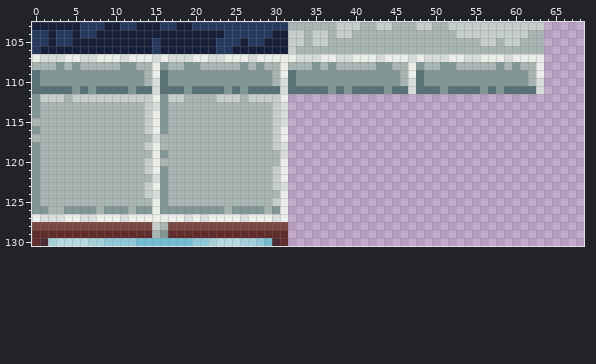
A pixel-art file gets an edit: assets/tiles/tile_completo.ase. Above, as it was before the edit.
256x256 pixels, 1 frame. Colours within 5 levels of each other are drawn and written as one. Shown: x 0..68, y 103..130.
New version:
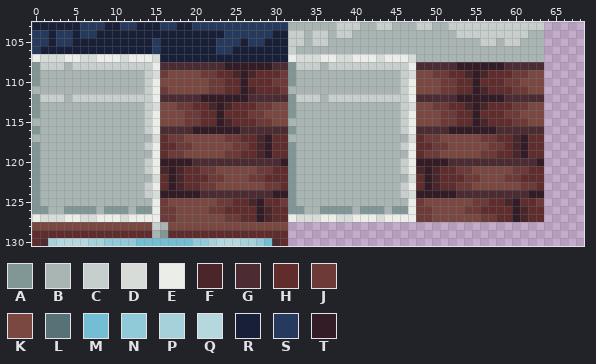
Palette (. is transparent): A #819796  B #a8b5b2  C #c7cfcc  D #d7dcd9  E #ebede9  F #4a252a  G #4d2b32  H #602c2c  J #6d3a37  K #7a4841  L #577277  M #73bed3  N #90c9d8  P #a5d1db  Q #b5d7de  R #172038  S #253a5e  T #341c27
Author's note on the commit: chão de madeira
The exact change:
{"y":107,"x":16,"old":"EDDDEEDDEEEDEEEE","new":"RRRRRRRRRRRRRRRR"}
{"y":107,"x":48,"old":"EDDDEEDDEEEDEEEE","new":"BBBBBBBBBBBBBBBB"}
{"y":108,"x":0,"old":"BBBA","new":"ACCC"}
{"y":108,"x":5,"old":"ABBBBBAABB","new":"CCCCCCCCCC"}
{"y":108,"x":16,"old":"ABBAABBBBBABABBEBBBA","new":"GGGGGGGGTTTTTTGGACCC"}
{"y":108,"x":37,"old":"ABBBBBAABB","new":"CCCCCCCCCC"}
{"y":108,"x":48,"old":"ABBAABBBBBABABBE","new":"GGGGGTTTTTTGGGGG"}
{"y":109,"x":0,"old":"LAAAAAAAAAAAAABELAAAAAAAAAAAAABELAAAAAAAAAAAAABELAAAAAAAAAAAAABE","new":"ABBBBBBBBBBBBBCDJKKKKJJHHFTFHHHJABBBBBBBBBBBBBCDKKJJHHFTFHHHJJKK"}
{"y":110,"x":0,"old":"LAAAAAAAAAAAAABDLAAAAAAAAAAAAABDLAAAAAAAAAAAAABDLAAAAAAAAAAAAABD","new":"ABBBBBBBBBBBBBCEKKKKKKJJHHTHHHJJABBBBBBBBBBBBBCEKKKJJHHTHHHJJKKK"}
{"y":111,"x":0,"old":"LLLLLALALLLLALLDLLLALLLLALALLLLDLLLLLALALLLLALLDLLLALLLLALALLLLD","new":"BBBBBBBBBBBBBBCEJKKKKKJJHHTFHHHJBBBBBBBBBBBBBBCEKKKJJHHTFHHHJJKK"}
{"y":112,"x":16,"old":"ACCBBBBCCCBCCCCE................................","new":"GGGGGTTTTTTGGGGGACCCBCCCCCCCCCCEGGGGGTTTTTTGGGGG"}
{"y":113,"x":16,"old":"ABBBBBBBBBBBBBCD................................","new":"KKJJHHFTFHHHJJKKABBBBBBBBBBBBBCDKKJJHHFTFHHHJJKK"}
{"y":114,"x":16,"old":"ABBBBBBBBBBBBBCD................................","new":"KKKJJHHTHHHJJKKKABBBBBBBBBBBBBCEKKKJJHHTHHHJJKKK"}
{"y":115,"x":16,"old":"ABBBBBBBBBBBBBCD................................","new":"KKKJJHHTFHHHJJKKBBBBBBBBBBBBBBCEKKKJJHHTFHHHJJKK"}
{"y":116,"x":16,"old":"ABBBBBBBBBBBBBCE................................","new":"GGGGTTTTTTGGGGGGABBBBBBBBBBBBBCEGGGGTTTTTTGGGGGG"}
{"y":117,"x":16,"old":"BBBBBBBBBBBBBBCE................................","new":"HJJKKKKKJJHHFTHHBBBBBBBBBBBBBBBDHJJKKKKKJJHHFTHH"}
{"y":118,"x":16,"old":"BBBBBBBBBBBBBBCD................................","new":"HHJJKKKKKJJHFTHHABBBBBBBBBBBBBCEHHJJKKKKKJJHFTHH"}
{"y":119,"x":16,"old":"ABBBBBBBBBBBBBBD................................","new":"HJJKKKKKJJHHFTHHABBBBBBBBBBBBBBEHJJKKKKKJJHHFTHH"}
{"y":120,"x":16,"old":"BBBBBBBBBBBBBBBE................................","new":"TTTTGGGGGGGGGGGTABBBBBBBBBBBBBCETTTTGGGGGGGGGGGT"}
{"y":121,"x":16,"old":"ABBBBBBBBBBBBBCE................................","new":"FTFHHJJKKKKKJJHHABBBBBBBBBBBBBCEFTFHHJJKKKKKJJHH"}
{"y":122,"x":16,"old":"ABBBBBBBBBBBBBCE................................","new":"HTFHHHJJKKKJJHHHABBBBBBBBBBBBBBDHTFHHHJJKKKJJHHH"}
{"y":123,"x":16,"old":"ABBBBBBBBBBBBBCD................................","new":"HTFHHJJKKKKKKJJHABBBBBBBBBBBBBCEHTFHHJJKKKKKKJJH"}
{"y":124,"x":16,"old":"ABBBBBBBBBBBBBBE................................","new":"TTTTTGGGGGGGGGTTABBBBBBBBBBBBBCDTTTTTGGGGGGGGGTT"}
{"y":125,"x":16,"old":"ABBBBBBBBBBBBBCE................................","new":"JKKKKKKJJHHFTHHJABBBBBBBBBBBBBBEJKKKKKKJJHHFTHHJ"}
{"y":126,"x":16,"old":"AAAAAAAABAAAABAE................................","new":"JJKKKKJJHHHHTFHHAABBAAAABAAABAAEJJKKKKJJHHHHTFHH"}
{"y":127,"x":16,"old":"EEEDEDEEEEDEEEDE................................","new":"JJKKKKKKJJHHTFHHEDDDEEDDEEEDEEEEJJKKKKKKJJHHTFHH"}
{"label":"changed","picture_box":[32,54,544,222]}
